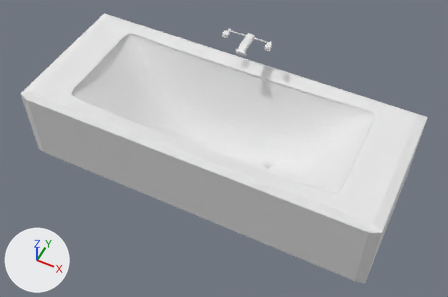
One commit to the FBX model Assets/Models/bathtub.fbx: the scene before it, then after it.
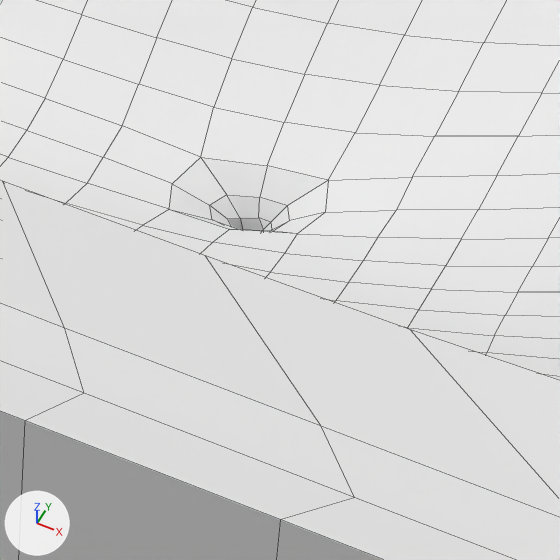
The first picture shows the older version from a 50 mm camera at (6.23, -12.21, 15.77) aimed at (0.4, -0.54, 1.19). The close-ups show both versions on the part from 55% to 66% of the width and 50% to 67% of the height of that picture; other places that the commit changed are outside them. Every picture has the same lights, and +X, +Y and +Z are marked at lower left. The close-ups show mesh edges as thin lines. Where no turn or scale is listed for an object, it has been applied to the vertices.

In view in the first close-up: 'bathtub'.
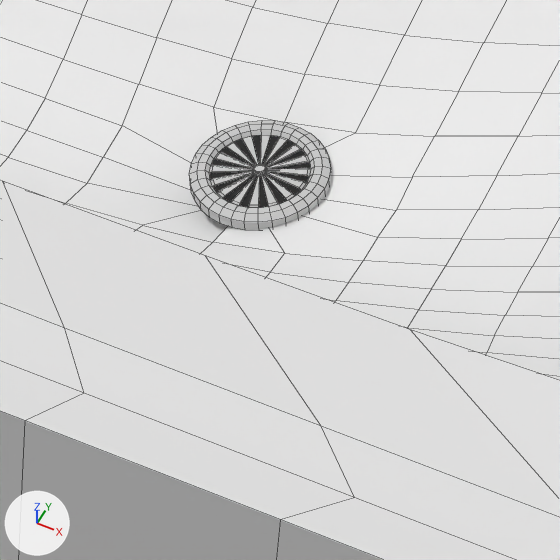
What differs and where, as boxes [x1, y1, x2, y2] in the close-ups (560 x 560 px; the box of a moved part takes in the faces that stretch with it):
'Cylinder', added: after [189, 120, 331, 230]
    faces in mat_mat_bathtub_abfluss1 (light grey #c3c3c3): [189, 120, 331, 230]
    faces in mat_mat_bathtub_abfluss2 (black #000000): [209, 135, 310, 208]
part 1 of me_cube, moved or reshaped: [66, 84, 435, 261] in both

Diff of the bpy script that builds the scene:
```diff
--- a/Assets/Models/bathtub.fbx.py
+++ b/Assets/Models/bathtub.fbx.py
@@ mat_mat_bathtub_abfluss1 @@
+mat_mat_bathtub_abfluss1 = principled_material('mat_bathtub_abfluss1')
+mat_mat_bathtub_abfluss1.base_color = (0.549, 0.549, 0.549)  # light grey #c4c4c4
+mat_mat_bathtub_abfluss1.roughness = 0.69
@@ mat_mat_bathtub_abfluss2 @@
+mat_mat_bathtub_abfluss2 = principled_material('mat_bathtub_abfluss2')
+mat_mat_bathtub_abfluss2.base_color = (0.0, 0.0, 0.0)  # black #000000
+mat_mat_bathtub_abfluss2.roughness = 0.69
@@ me_cube @@
 me_cube.from_pydata(...)  # 1398 vertices, 1368 faces; spans x -5.82..5.82, y -2.42..2.33, z -1.33..1.36
 # used by ob_bathtub; location = (0.0, 0.0, 1.153)
-me_cube.vertices[442].co = (1.51, 0.11, -0.71)  # pixel (200, 157)
-me_cube.vertices[443].co = (1.91, 0.11, -0.61)  # pixel (328, 180)
-me_cube.vertices[456].co = (1.51, -0.11, -0.71)  # pixel (169, 209)
-me_cube.vertices[457].co = (1.91, -0.11, -0.61)  # pixel (297, 233)
-me_cube.vertices[909].co = (1.71, 0.13, -0.67)  # pixel (267, 165)
-me_cube.vertices[924].co = (1.71, -0.13, -0.67)  # pixel (229, 229)
-me_cube.vertices[1051].co = (1.95, 0.0, -0.61)  # pixel (325, 212)
-me_cube.vertices[1052].co = (1.47, 0.0, -0.74)  # pixel (172, 183)
-me_cube.vertices[1157].co = (1.81, 0.05, -0.71)  # pixel (287, 205)
-me_cube.vertices[1158].co = (1.81, -0.05, -0.71)  # pixel (272, 231)
-me_cube.vertices[1159].co = (1.62, -0.05, -0.76)  # pixel (212, 219)
-me_cube.vertices[1160].co = (1.62, 0.05, -0.76)  # pixel (226, 194)
-me_cube.vertices[1165].co = (1.59, 0.0, -0.77)  # pixel (209, 205)
-me_cube.vertices[1166].co = (1.72, 0.07, -0.74)  # pixel (259, 197)
-me_cube.vertices[1167].co = (1.72, -0.07, -0.74)  # pixel (240, 229)
-me_cube.vertices[1268].co = (1.84, 0.0, -0.71)  # pixel (289, 220)
+# me_cube part 1
+me_cube.vertices[442].co = (1.61, 0.06, -0.71)
+me_cube.vertices[443].co = (1.74, 0.06, -0.61)
+me_cube.vertices[456].co = (1.61, -0.06, -0.71)
+me_cube.vertices[457].co = (1.74, -0.06, -0.61)
+me_cube.vertices[909].co = (1.71, 0.07, -0.67)
+me_cube.vertices[924].co = (1.71, -0.07, -0.67)
+me_cube.vertices[1051].co = (1.76, 0.0, -0.61)
+me_cube.vertices[1052].co = (1.58, 0.0, -0.74)
+me_cube.vertices[1157].co = (1.69, 0.03, -0.71)
+me_cube.vertices[1158].co = (1.69, -0.03, -0.71)
+me_cube.vertices[1159].co = (1.67, -0.03, -0.76)
+me_cube.vertices[1160].co = (1.67, 0.03, -0.76)
+me_cube.vertices[1165].co = (1.65, 0.0, -0.77)
+me_cube.vertices[1166].co = (1.72, 0.04, -0.74)
+me_cube.vertices[1167].co = (1.72, -0.04, -0.74)
+me_cube.vertices[1268].co = (1.7, 0.0, -0.71)
 me_cube.materials.append(mat_material)
@@ me_cylinder @@
+me_cylinder.from_pydata(...)  # 288 vertices, 258 faces; spans x -0.205..0.205, y -0.204..0.204, z -0.047..0.055
+# faces by material slot: [242, 16]
+me_cylinder.materials.append(mat_mat_bathtub_abfluss1)  # light grey #c4c4c4
+me_cylinder.materials.append(mat_mat_bathtub_abfluss2)  # black #000000
@@ ob_cylinder @@
+ob_cylinder = bpy.data.objects.new('Cylinder', me_cylinder)
+ob_cylinder.location = (1.732, 0.015, 0.576)
```
